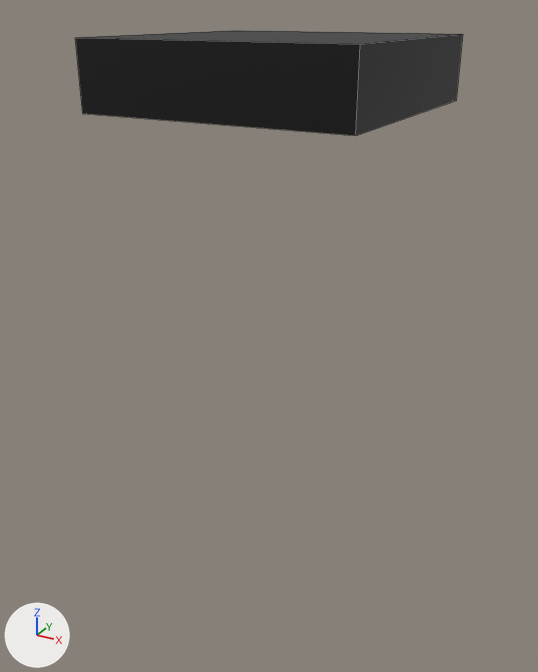
One commit to the FBX model Assets/BotOrNot/Visuals/Meshes/Level 1/Ground/L1_deco_plateforms_UnQuart_04.fbx: the scene before it, then after it.
Before and after are seen from a camera (50 mm lens) standing at (-10.2, -4.01, 2.35) and looking at (-11.56, -1.54, 1.11). The axes (+X, +Y, +Z) are drawn at lower left. The lights are the same throughout. Mesh edges are drawn as thin lines. Where no turn or scale is listed for an object, it has been applied to the vertices.

Names of what the first picture shows: 'L1_deco_plateforms_UnQuart_04'.
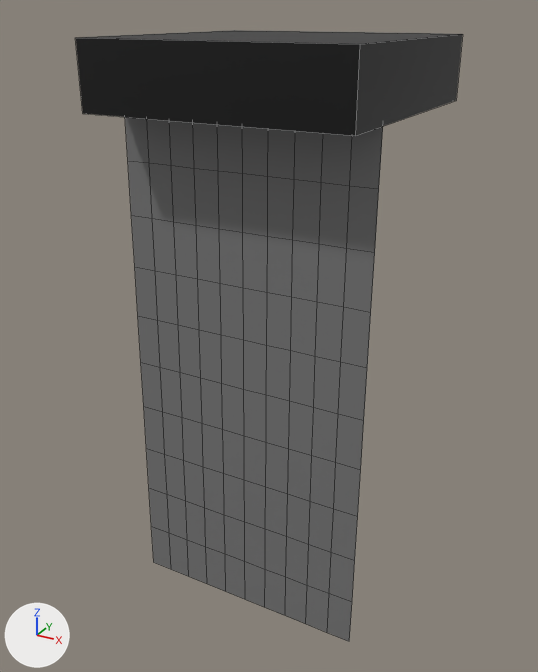
The change in detail:
Material 'lambert3' (mat_lambert3) is new.
Its base color is (0.184, 0.184, 0.184) (grey #777777).
Mesh me_mesh_001 is new.
It has 121 vertices, 100 faces and spans x -0.5..0.5, y -0.02..0.02, z -1.03..1.03.
It uses material mat_lambert3 (grey #777777).
Object 'grillage1' (ob_grillage1) is new; it shows me_mesh_001.
Its location is (-11.517, -1.815, 1.007).

Pixel boxes (x1, y1, x2, y2) of what changed, in the pictures (538 x 672 px):
'grillage1', added
    after: (125, 117, 383, 641)
